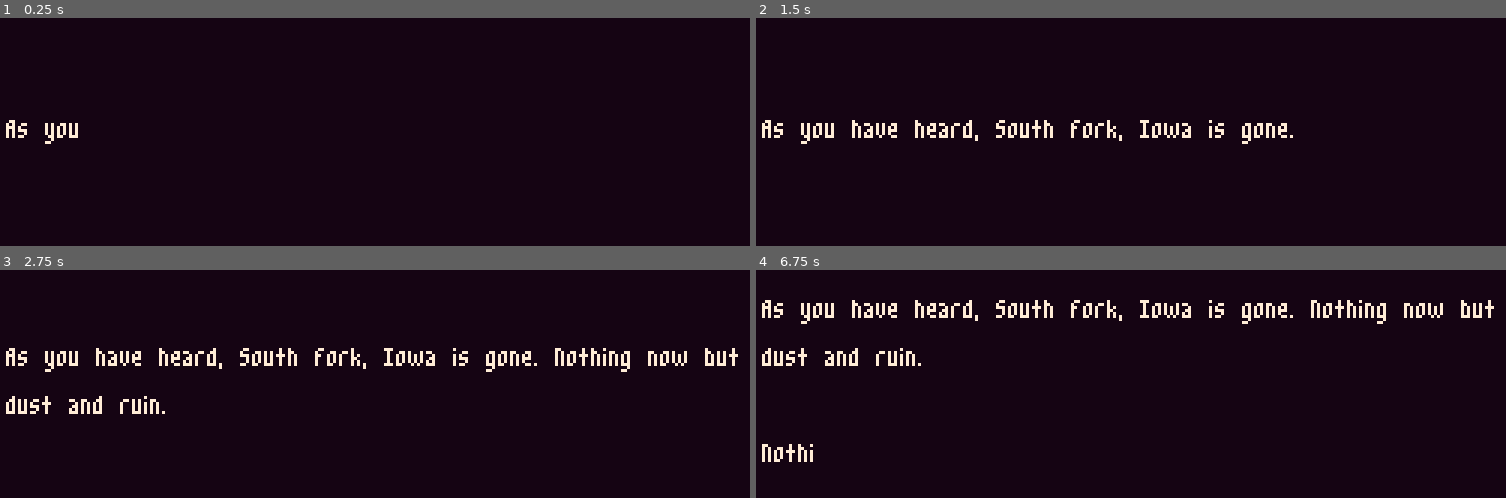
Above: before the commit, frames 1-4 (two rows, left to right).
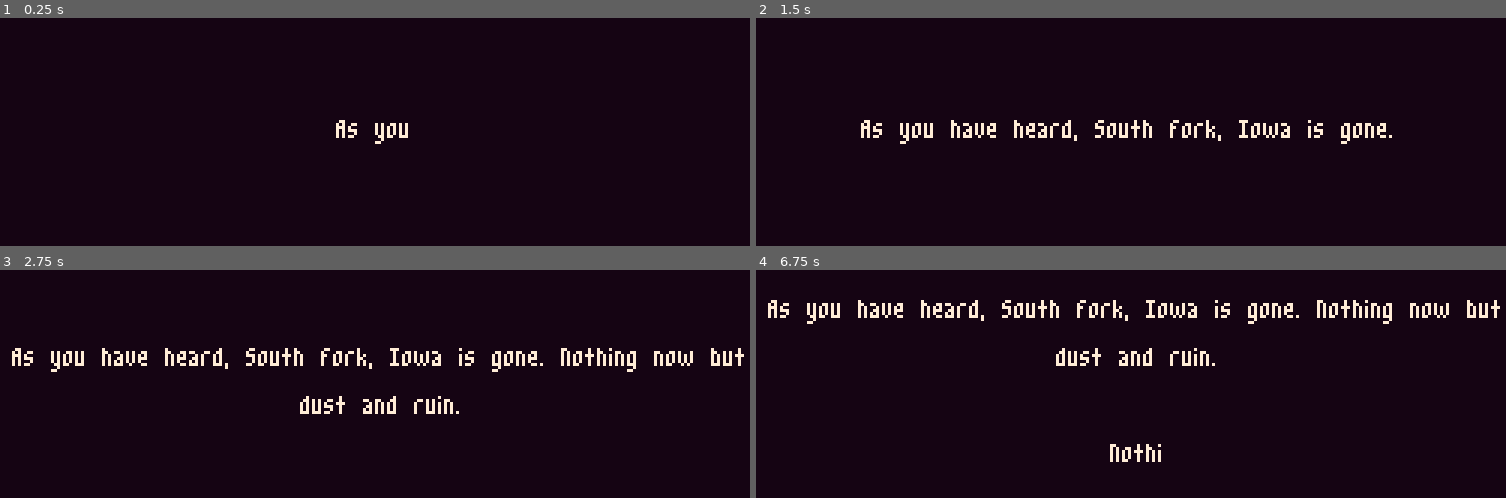
Above: after the commit, the same moments.

Repository: snekky-studios/scream_jam_2025
Game: Godot game, scene res://scenes/main/main.tscn
Two runs of this game, one before a commit and one after it. Both use one fixed random seed, a clock stepped at 60 frames per second and the inputs below.
Inputs (mouse positions are in pixels of both pictures, inside the frame that each line leads up to):
- Up to frame 1 (0.25 s): no input
- Up to frame 2 (1.5 s): move the mouse to (1303, 88) at 0.52 s; press the mouse at (1303, 88) at 0.53 s; move the mouse to (981, 163) at 1.27 s; release the mouse at (981, 163) at 1.28 s; click (981, 163) at 1.35 s
- Up to frame 3 (2.75 s): move the mouse to (outside the picture) at 2.02 s; press the mouse at (outside the picture) at 2.03 s
- Up to frame 4 (6.75 s): tap Enter at 2.75, 4.25, 5.75 s; move the mouse to (outside the picture) at 2.77 s; release the mouse at (outside the picture) at 2.78 s; click (outside the picture) at 2.85 s; tap Space at 3.5, 5, 6.5 s; move the mouse to (1371, 493) at 3.52 s; press the mouse at (1371, 493) at 3.53 s; move the mouse to (outside the picture) at 4.27 s; release the mouse at (outside the picture) at 4.28 s; click (outside the picture) at 4.35 s; move the mouse to (1176, 377) at 5.02 s; press the mouse at (1176, 377) at 5.03 s; move the mouse to (outside the picture) at 5.77 s; release the mouse at (outside the picture) at 5.78 s; click (outside the picture) at 5.85 s; move the mouse to (1303, 340) at 6.52 s; press the mouse at (1303, 340) at 6.53 s

The runs differ from the first frame. In frame 1, 0.6% of the frame differs, in the area x 0-55%, y 44-56%; in frame 2, 2.6%; in frame 3, 3.6%; in frame 4, 4.1%, in the area x 0-100%, y 13-85%.

Commit message:
generated web export

Diff:
--- a/data/church.tres
+++ b/data/church.tres
@@ -7,10 +7,11 @@
 
 [resource]
 script = ExtResource("1_h7te0")
+last_picture = false
 texture_128 = ExtResource("2_4ly10")
 texture_256 = ExtResource("3_hyonk")
 texture_256_delay = ExtResource("4_f57hb")
 clue_coordinates = Vector2(162, 125)
 start_text = "Recovered beneath the broken rubble of a church, covered in blood."
-end_text = "Corpus tuum mihi est, your body belongs to me. Appears to be written in blood."
+end_text = "Corpus tuum mihi est, your body belongs to me."
 metadata/_custom_type_script = "uid://daqtg10hq66du"
--- a/data/forest.tres
+++ b/data/forest.tres
@@ -12,6 +12,6 @@
 texture_256 = ExtResource("3_gcpr6")
 texture_256_delay = ExtResource("4_na2d8")
 clue_coordinates = Vector2(170, 110)
-start_text = "Apologies for the picture quality. Even compared to the rest, this was degraded severely during the calamity."
+start_text = "Apologies for the picture quality. Even compared to the rest, this was degraded severely."
 end_text = "A makeshift gallows. A body of unknown age or gender hangs from it."
 metadata/_custom_type_script = "uid://daqtg10hq66du"
--- a/data/tubing.tres
+++ b/data/tubing.tres
@@ -7,10 +7,11 @@
 
 [resource]
 script = ExtResource("1_gd1x1")
+last_picture = false
 texture_128 = ExtResource("2_8m7pq")
 texture_256 = ExtResource("3_c8wvj")
 texture_256_delay = ExtResource("4_hmqer")
 clue_coordinates = Vector2(151, 156)
-start_text = "This picture was damaged extensively by some fluid. Curiously, it does not appear to be water."
+start_text = "This picture was damaged extensively. It appears to depict tubers floating down a river."
 end_text = "A reptilian head. The body is partially submerged."
 metadata/_custom_type_script = "uid://daqtg10hq66du"
--- a/project.godot
+++ b/project.godot
@@ -10,10 +10,14 @@
 
 [application]
 
-config/name="ScreamJam2025"
+config/name="Iconoexorcist"
+config/version="0.1.0"
 run/main_scene="uid://cc067o1siovev"
 config/features=PackedStringArray("4.4", "GL Compatibility")
-config/icon="res://assets/misc/icon.svg"
+boot_splash/use_filter=false
+boot_splash/image="uid://csvydby44ihel"
+config/icon="uid://cn7luydivhm3y"
+config/windows_native_icon="res://assets/art/icon.ico"
 
 [display]
 
--- a/scenes/label_delay/label_delay.gd
+++ b/scenes/label_delay/label_delay.gd
@@ -2,17 +2,6 @@
 extends Label
 
 signal target_reached
-#signal completed
-#
-#var audio_stream_player_piano : AudioStreamPlayer = null
-#
-#var is_completed : bool = false
-#var is_started : bool = false
-#var is_last_picture : bool = false
-#var character_delay_time : float = 0.03
-#var normal_character_delay_time : float = 0.0
-#var timer : float = 0.0
-
 
 var index_char_current : int = 0 : set = _set_index_char_current
 var index_char_target : int = 0
@@ -44,52 +33,18 @@
 	text = ""
 	return
 
-#func _ready() -> void:
-	#audio_stream_player_piano = %AudioStreamPlayerPiano
-	#visible_characters = 0
-	#return
-#
-#func _physics_process(delta: float) -> void:
-	#if(is_completed or not is_started):
-		#return
-	#timer += delta
-	#if(timer > character_delay_time):
-		#timer = 0
-		#visible_characters += 1
-		#if(is_last_picture and (visible_characters == 18 or visible_characters == 24 or visible_characters == 38)):
-			#character_delay_time = 0.5
-		#else:
-			#character_delay_time = normal_character_delay_time
-		#if(visible_characters > text.length()):
-			#completed.emit()
-			#visible_characters = -1
-			#is_completed = true
-	#return
+func snap_in():
+	self.modulate = Color(1.0, 1.0, 1.0, 1.0)
+	return
 
-#func reset():
-	#is_completed = false
-	#is_started = false
-	#is_last_picture = false
-	#timer = 0.0
-	#visible_characters = 0
-	#text = ""
-	#return
-#
-#func start(_character_delay_time : float):
-	#character_delay_time = _character_delay_time
-	#normal_character_delay_time = _character_delay_time
-	#is_started = true
-	#return
-#
-#func final():
-	#visible_characters = 3
-	#audio_stream_player_piano.play()
-	#await get_tree().create_timer(1.0).timeout
-	#visible_characters = 7
-	#audio_stream_player_piano.play()
-	#await get_tree().create_timer(1.0).timeout
-	#visible_characters = -1
-	#audio_stream_player_piano.play()
-	#await get_tree().create_timer(5.0).timeout
-	#completed.emit()
-	#return
+func fade_in(time : float):
+	var tween : Tween = get_tree().create_tween()
+	tween.tween_property(self, "modulate", Color(1.0, 1.0, 1.0, 1.0), time)
+	await tween.finished
+	return
+
+func fade_out(time : float):
+	var tween : Tween = get_tree().create_tween()
+	tween.tween_property(self, "modulate", Color(1.0, 1.0, 1.0, 0.0), time)
+	await tween.finished
+	return
--- a/scenes/main/main.gd
+++ b/scenes/main/main.gd
@@ -17,6 +17,11 @@
 const DATA_PORTAIT : PictureData = preload("res://data/portrait.tres")
 
 const NUM_PICTURES : int = 11
+
+const NARRATION_LINE_DELAY : float = 4.0
+const CHARACTER_DELAY_NORMAL : float = 0.03
+const CHARACTER_DELAY_SLOW : float = 0.06
+const CHARACTER_DELAY_FAST : float = 0.00
 
 enum State
 {
@@ -84,6 +89,9 @@
 func show_picture() -> void:
 	picture.reset()
 	picture.data = pictures[index_picture]
+	label_top.snap_in()
+	label_bottom.snap_in()
+	await picture.fade_in(1.0)
 	return
 
 func show_final_picture() -> void:
@@ -91,8 +99,11 @@
 	audio_manager.play("VIOLINS_PLUCKING")
 	picture.reset()
 	picture.data = pictures[index_picture]
+	label_top.snap_in()
+	label_bottom.snap_in()
+	await picture.fade_in(1.0)
 	label_top.text = pictures[index_picture].start_text
-	label_top.character_delay_time = 0.06
+	label_top.character_delay_time = CHARACTER_DELAY_SLOW
 	label_top.index_char_target = 18
 	await label_top.target_reached
 	await get_tree().create_timer(1.0).timeout
@@ -122,18 +133,19 @@
 func play_opening_narration() -> void:
 	label_top.reset()
 	label_bottom.reset()
-	label_narration.index_char_current = 0
-	label_narration.character_delay_time = 0.03
-	label_narration.text = "As you have heard, South Fork, Iowa is gone. Nothing now but dust and ruin.\n\nNothing has been recovered, except polaroids scattered throughout the wreckage.\n\nTheir subjects appear benign; we can't tell what their purpose is. We are missing something.\n\nWe need someone with your skillset to examine them. Tell us what you see."
+	label_narration.show()
+	label_narration.index_char_current = 0
+	label_narration.character_delay_time = CHARACTER_DELAY_NORMAL
+	label_narration.text = "As you have heard, South Fork, Iowa is gone. Nothing now but dust and ruin.\n\nNothing has been recovered, except photos scattered throughout the wreckage.\n\nTheir subjects appear benign; we can't tell what their purpose is. We are missing something.\n\nWe need someone with your skillset to examine them. Tell us what you see."
 	label_narration.index_char_target = 75
 	await label_narration.target_reached
-	await get_tree().create_timer(4.0).timeout
-	label_narration.index_char_target = 156
-	await label_narration.target_reached
-	await get_tree().create_timer(4.0).timeout
-	label_narration.index_char_target = 250
-	await label_narration.target_reached
-	await get_tree().create_timer(4.0).timeout
+	await get_tree().create_timer(NARRATION_LINE_DELAY).timeout
+	label_narration.index_char_target = 153
+	await label_narration.target_reached
+	await get_tree().create_timer(NARRATION_LINE_DELAY).timeout
+	label_narration.index_char_target = 247
+	await label_narration.target_reached
+	await get_tree().create_timer(NARRATION_LINE_DELAY).timeout
 	label_narration.index_char_target = label_narration.text.length()
 	await label_narration.target_reached
 	await enter
@@ -142,24 +154,48 @@
 func play_third_narration() -> void:
 	label_top.reset()
 	label_bottom.reset()
-	print("third")
+	label_narration.show()
+	label_narration.index_char_current = 0
+	label_narration.character_delay_time = CHARACTER_DELAY_NORMAL
+	label_narration.text = "These photos feel familiar somehow. It's hard to explain.\n\nHave I seen them before? I can almost remember this town, though I've never been there.\n\nI've stared so long, and yet I can't see the things you do. Maybe if I keep looking..."
+	label_narration.index_char_target = 57
+	await label_narration.target_reached
+	await get_tree().create_timer(NARRATION_LINE_DELAY).timeout
+	label_narration.index_char_target = 146
+	await label_narration.target_reached
+	await get_tree().create_timer(NARRATION_LINE_DELAY).timeout
+	label_narration.index_char_target = label_narration.text.length()
+	await label_narration.target_reached
+	await enter
 	return
 
 func play_sixth_narration() -> void:
 	label_top.reset()
 	label_bottom.reset()
-	print("sixth")
+	label_narration.show()
+	label_narration.index_char_current = 0
+	label_narration.character_delay_time = CHARACTER_DELAY_NORMAL
+	label_narration.text = "I feel different. The photos call to me.\n\nI can feel them, like a thought tickling the back of my brain.\n\nWe must hurry. Something feels very wrong."
+	label_narration.index_char_target = 40
+	await label_narration.target_reached
+	await get_tree().create_timer(NARRATION_LINE_DELAY).timeout
+	label_narration.index_char_target = 104
+	await label_narration.target_reached
+	await get_tree().create_timer(NARRATION_LINE_DELAY).timeout
+	label_narration.index_char_target = label_narration.text.length()
+	await label_narration.target_reached
+	await enter
 	return
 
 func play_final_narration() -> void:
-	print("final")
-	label_top.reset()
-	label_bottom.reset()
+	label_top.reset()
+	label_bottom.reset()
+	label_narration.show()
 	label_narration.add_theme_font_size_override("font_size", 32)
 	label_narration.horizontal_alignment = HORIZONTAL_ALIGNMENT_CENTER
 	label_narration.index_char_current = 0
 	label_narration.text = "YOU ARE NEXT"
-	label_narration.character_delay_time = 0.0
+	label_narration.character_delay_time = CHARACTER_DELAY_FAST
 	label_narration.index_char_target = 3
 	audio_manager.play("PIANO")
 	await label_narration.target_reached
@@ -240,6 +276,9 @@
 	label_bottom.index_char_target = label_bottom.text.length()
 	await label_bottom.target_reached
 	await get_tree().create_timer(5.0).timeout
+	label_top.fade_out(1.0)
+	label_bottom.fade_out(1.0)
+	await picture.fade_out(1.0)
 	label_top.reset()
 	label_bottom.reset()
 	state = State.NEXT_PICTURE
--- a/scenes/main/main.tscn
+++ b/scenes/main/main.tscn
@@ -20,6 +20,7 @@
 [node name="LabelTop" parent="UI/MarginContainerTop" instance=ExtResource("3_l3cfh")]
 unique_name_in_owner = true
 layout_mode = 2
+horizontal_alignment = 1
 
 [node name="MarginContainerBottom" type="MarginContainer" parent="UI"]
 anchors_preset = 2
@@ -32,6 +33,7 @@
 [node name="LabelBottom" parent="UI/MarginContainerBottom" instance=ExtResource("3_l3cfh")]
 unique_name_in_owner = true
 layout_mode = 2
+horizontal_alignment = 1
 
 [node name="MarginContainerNarration" type="MarginContainer" parent="UI"]
 anchors_preset = 15
@@ -43,6 +45,7 @@
 [node name="LabelNarration" parent="UI/MarginContainerNarration" instance=ExtResource("3_l3cfh")]
 unique_name_in_owner = true
 layout_mode = 2
+horizontal_alignment = 1
 
 [node name="ColorRectBlack" type="ColorRect" parent="."]
 unique_name_in_owner = true
--- a/scenes/picture/picture.gd
+++ b/scenes/picture/picture.gd
@@ -27,10 +27,6 @@
 
 var state : State : set = _set_state
 @export var data : PictureData = null : set = _set_data
-var magnify_enabled : bool = true
-var try_enable_find_clue : bool = false
-var find_clue_enabled : bool = false
-var has_clue_been_seen : bool = false
 
 var sprite_128 : Sprite2D = null
 var sprite_256 : Sprite2D = null
@@ -54,7 +50,7 @@
 	animation_player_128.play("play_128")
 	animation_player_256.play("play_256")
 
-	#timer_try_find_clue.wait_time = randi_range(4, 10)
+	timer_try_find_clue.wait_time = randi_range(4, 10)
 	return
 
 func _physics_process(_delta : float) -> void:
@@ -126,6 +122,23 @@
 	state = State.START
 	return
 
+func fade_in(time : float):
+	var tween : Tween = get_tree().create_tween()
+	tween.tween_method(_set_modulate, 0.0, 1.0, time)
+	await tween.finished
+	return
+
+func fade_out(time : float):
+	var tween : Tween = get_tree().create_tween()
+	tween.tween_method(_set_modulate, 1.0, 0.0, time)
+	await tween.finished
+	return
+
+func _set_modulate(value : float):
+	self.modulate = Color(1.0, 1.0, 1.0, value)
+	sprite_256.modulate = Color(1.0, 1.0, 1.0, value)
+	return
+
 func swap_256() -> void:
 	sprite_256.texture = data.texture_256_delay
 	return
--- a/scenes/picture/picture.tscn
+++ b/scenes/picture/picture.tscn
@@ -105,6 +105,7 @@
 }
 
 [node name="Picture" type="Node2D"]
+modulate = Color(1, 1, 1, 0)
 script = ExtResource("1_sdwuo")
 
 [node name="Sprite128" type="Sprite2D" parent="."]
--- a/scenes/test/test.gd
+++ /dev/null
@@ -1,23 +0,0 @@
-class_name Test
-extends Node
-
-const PICTURE : PackedScene = preload("res://scenes/picture/picture.tscn")
-const DATA_PARK : PictureData = preload("res://data/park.tres")
-const DATA_RECESS : PictureData = preload("res://data/recess.tres")
-const DATA_CHURCH : PictureData = preload("res://data/church.tres")
-const DATA_LOT : PictureData = preload("res://data/lot.tres")
-const DATA_FOREST : PictureData = preload("res://data/forest.tres")
-const DATA_SOCCER : PictureData = preload("res://data/soccer.tres")
-const DATA_MAIN_STREET : PictureData = preload("res://data/main_street.tres")
-const DATA_BARN : PictureData = preload("res://data/barn.tres")
-const DATA_TUBING : PictureData = preload("res://data/tubing.tres")
-const DATA_RESTAURANT : PictureData = preload("res://data/restaurant.tres")
-const DATA_PORTAIT : PictureData = preload("res://data/portrait.tres")
-
-var picture : Picture = null
-
-func _ready() -> void:
-	picture = PICTURE.instantiate()
-	add_child(picture)
-	picture.data = DATA_PORTAIT
-	return
--- a/scenes/test/test.tscn
+++ /dev/null
@@ -1,15 +0,0 @@
-[gd_scene load_steps=4 format=3 uid="uid://dfsuiawb0b4c7"]
-
-[ext_resource type="Script" uid="uid://bgt3o2qu3swws" path="res://scenes/test/test.gd" id="1_da6vm"]
-[ext_resource type="AudioStream" uid="uid://cyfwj2uh7xu2g" path="res://assets/sounds/horror_background.mp3" id="2_da6vm"]
-[ext_resource type="AudioStream" uid="uid://dtqgoee3m5u11" path="res://assets/sounds/horror_violins_plucking.wav" id="3_st4qh"]
-
-[node name="Test" type="Node"]
-script = ExtResource("1_da6vm")
-
-[node name="AudioStreamPlayerMusic" type="AudioStreamPlayer" parent="."]
-stream = ExtResource("2_da6vm")
-autoplay = true
-
-[node name="AudioStreamPlayerViolinsPlucking" type="AudioStreamPlayer" parent="."]
-stream = ExtResource("3_st4qh")
Binary file changed: assets/art/banner.aseprite
Binary file changed: assets/art/banner.png
Binary file added: assets/art/boot_splash.aseprite
Binary file added: assets/art/boot_splash.png
Not shown, added: assets/art/boot_splash.png.import
Binary file added: assets/art/forest_144.png
Not shown, added: assets/art/forest_144.png.import
Binary file added: assets/art/forest_180.png
Not shown, added: assets/art/forest_180.png.import
Binary file added: assets/art/icon.aseprite
Binary file added: assets/art/icon.ico
Binary file added: assets/art/icon_256.png
(and 25 more such lines)
